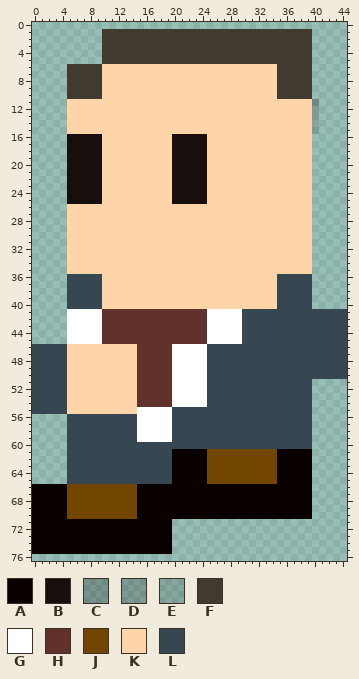
A sprite sheet gets an edit: Images/ronaldus_runleft_2.png. That is the earlier state.
The file is 200x145 pixels. Pixels under 10% opacity are left out. Colours within 5 levels of each other are drawn and written as one. The old version is drawn lined up with the new one, on the new canvas.
Palette (. is transparent): A #0b0000  B #190e0e  C #190e0e3f  D #190e0e33  E #190e0e22  F #413a30  G #ffffff  H #61322c  J #724600  K #ffd4a8  L #364751
The same view after the edit:
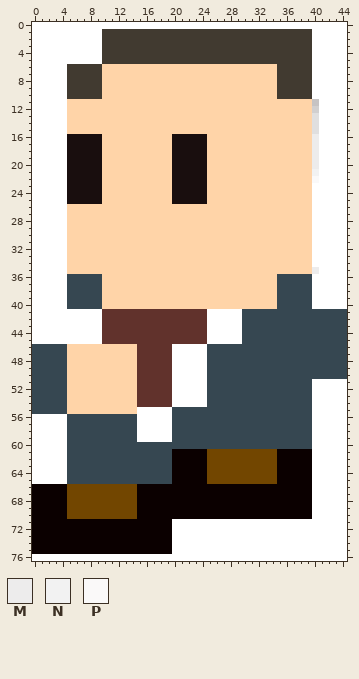
Colours new in this view: M #edecec  N #f2f2f2  P #faf9f9
What changed:
canvas 200x145 -> 45x77, the old top-left corner now at -60,-49 (the part of the old canvas that was cut away was empty and is not shown)
Colour C changes from #190e0e3f to #c6c3c3.
Colour D changes from #190e0e33 to #d1cfcf.
Colour E changes from #190e0e22 to #e0dfdf.
There is now colour G in row 0 at x 0 to 44; in rows 1 to 5 at x 0 to 9 and 40 to 44; in rows 6 to 10 at x 0 to 4 and 40 to 44; in rows 11 to 22 at x 0 to 4 and 41 to 44; in rows 23 to 34 at x 0 to 4 and 40 to 44; in row 35 at x 0 to 4 and 41 to 44.
There is now colour G in rows 36 to 40 at x 0 to 4 and 40 to 44; in rows 41 to 45 at x 0 to 4; in rows 51 to 55 at x 40 to 44; in rows 56 to 65 at x 0 to 4 and 40 to 44; in rows 66 to 70 at x 40 to 44; in rows 71 to 75 at x 20 to 44.
There is now colour G in row 76 at x 0 to 44.
There is now colour M in rows 16 to 20 at x 40; in row 35 at x 40.
There is now colour N in row 21 at x 40.
There is now colour P in row 22 at x 40.
Where, in picture pixels (left, top, right, bottom), the same in both pictures:
changed: (32, 22, 347, 344)
added: (32, 379, 347, 561)
